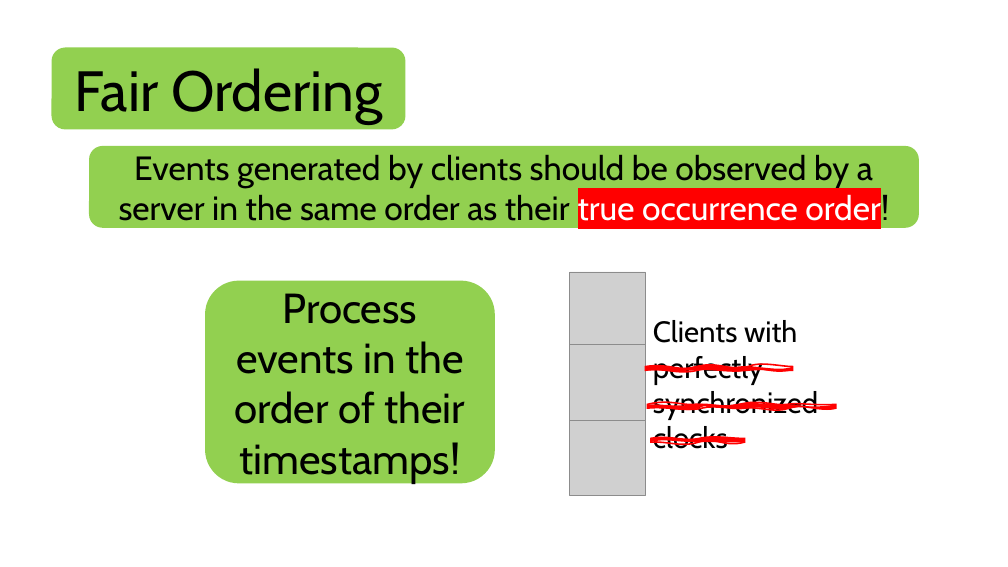
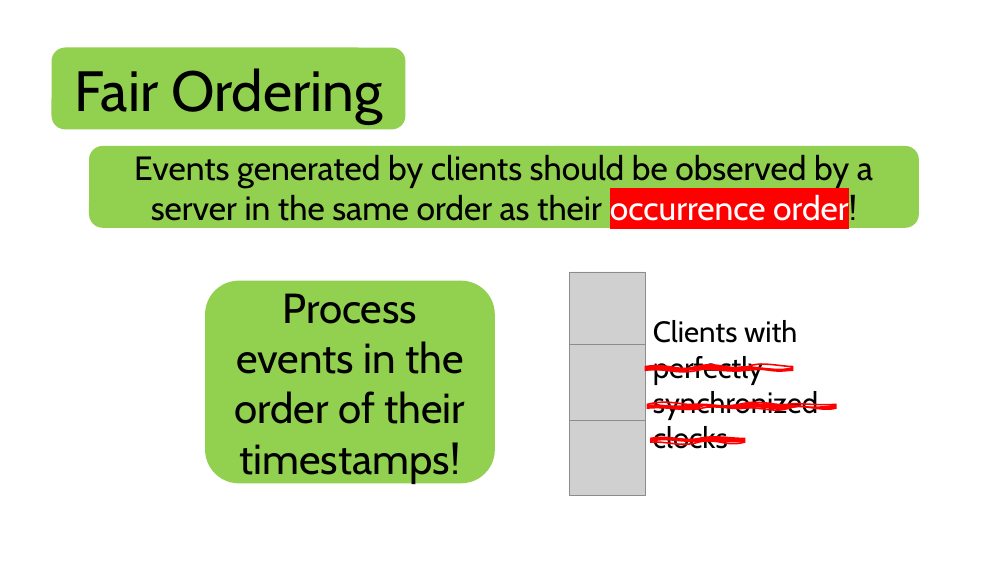
Before and after one commit to HaseebLUMS/Onyx-Presentation, a slide deck: slide 10 of tommy_hotnets_v2.pptx. Drawn at 1008x567 pixels with LibreOffice and Linux fonts; fonts in the diff are those of the drawing; grey boxes stand for pictures. Boxes give left, top, right and bottom in pixels: in the first picture for what was removed or moved away, otherwise in the second. Text is boxed around its words. In the diff, an @@ line names an element or a change of style, - is before the commit and + after.

```diff
--- a/tommy_hotnets_v2.pptx
+++ b/tommy_hotnets_v2.pptx
@@ text in rounded rectangle at (134,154,873,228): text changed @@
-Events generated by clients should be observed by a server in the same order as their true occurrence order!
+Events generated by clients should be observed by a server in the same order as their occurrence order!
```
Also in this commit, not shown: 5 other slides changed.
